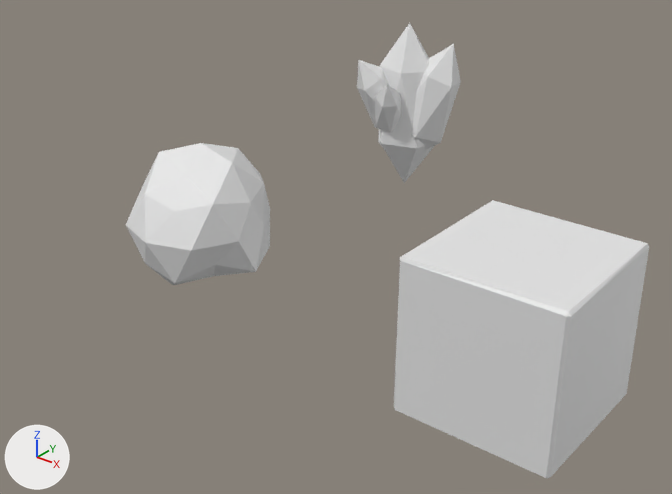
One commit to the Blender file MLD66/Raw Assets/asteroid_chunk.blend: the scene before it, then after it.
Camera for both pictures: a 50 mm lens placed at (9.05, -8.34, 5.4), pointed at (1.15, 1.53, -0.72). Every picture has the same lights, and +X, +Y and +Z are marked at lower left.

Objects in the first picture: 'bismuth_med', 'mineralnode', 'rock_med'.
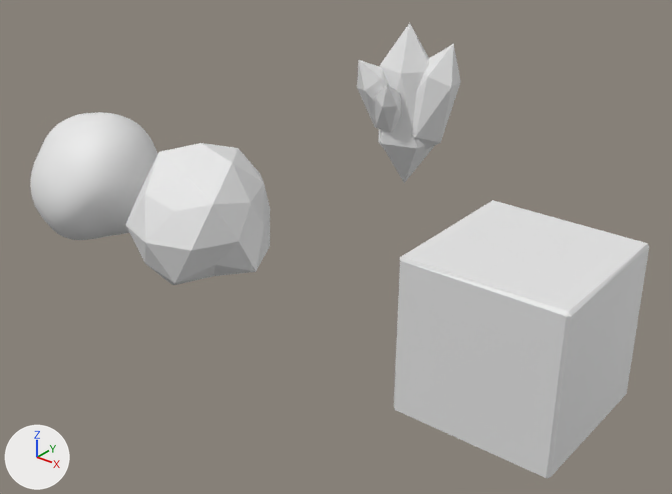
Pixel boxes [x1, y1, x2, y2] of what changed, in the pictures (672 x 494 px):
```json
{"object": "rock_med_col", "change": "added", "after": [30, 112, 158, 240]}
```

Scene script edits in JSON lines:
```json
{"op": "add", "block": "me_icosphere_002", "code": ["me_icosphere_002 = bpy.data.meshes.new('Icosphere.002')", "me_icosphere_002.from_pydata(...)  # 42 vertices, 80 faces; spans x -1.1..1.0, y -1.18..0.99, z -1.01..1.16", "me_icosphere_002.polygons.foreach_set('use_smooth', [True] * 80)"]}
{"op": "add", "block": "ob_rock_med_col", "code": ["ob_rock_med_col = bpy.data.objects.new('rock_med_col', me_icosphere_002)", "ob_rock_med_col.location = (-2.33, 0.0, 0.0)", "_m = ob_rock_med_col.modifiers.new('Subsurf', 'SUBSURF')", "_m.levels = 3", "_m.render_levels = 3"]}
```
